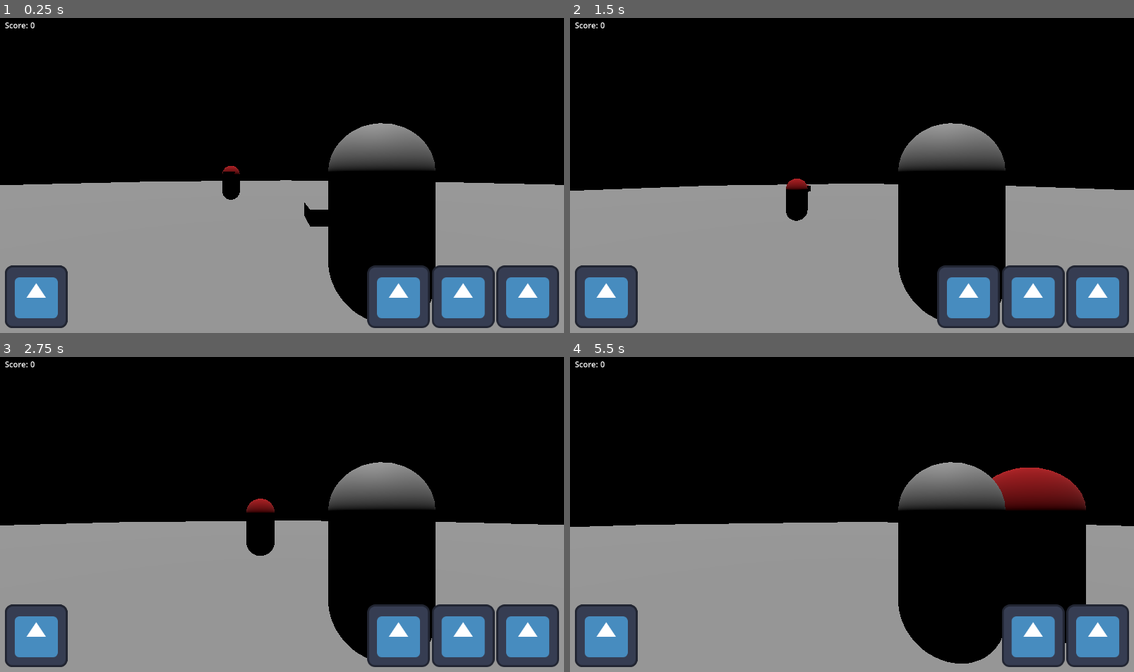
Above: before the commit, frames 1-4 (two rows, left to right).
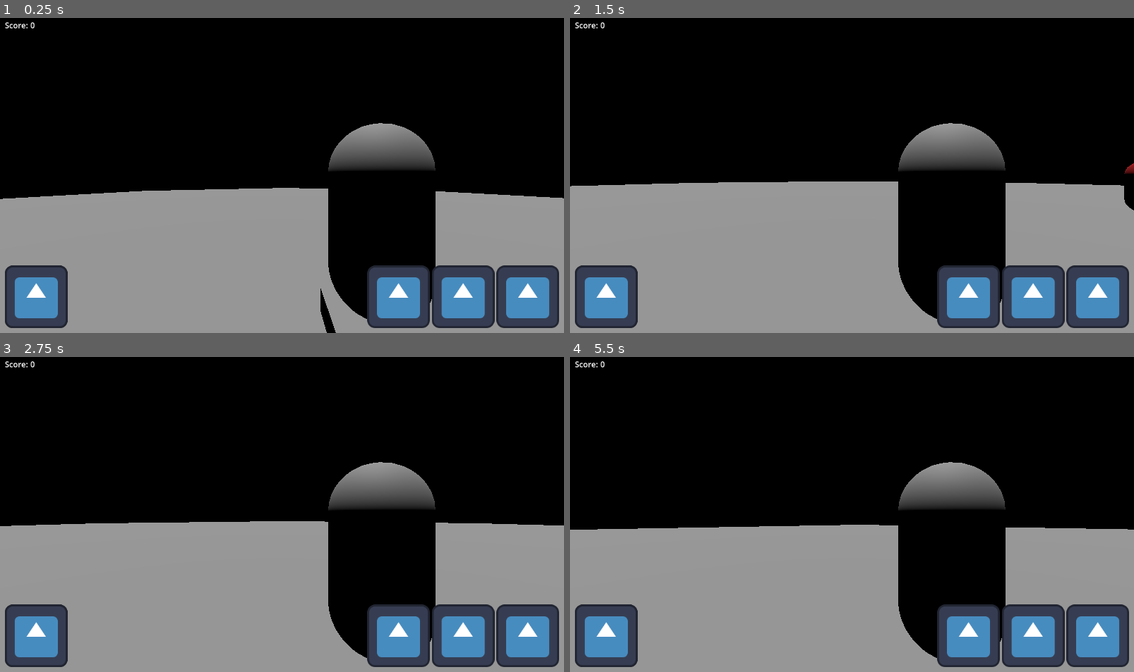
Above: after the commit, the same moments.

Repository: Sprotex/ludum-dare-54
Game: Godot game, scene res://level.tscn
The game is run twice, just before and just after one commit, with the same random seed, the same clock (stepped at 60 frames per second) and the same inputs. The engine's default icon, where the game draws it, is replaced by a stand-in: a white triangle on a blue panel in a dark square.
Inputs (mouse positions are in pixels of both pictures, inside the frame that each line leads up to):
- Up to frame 1 (0.25 s): no input
- Up to frame 2 (1.5 s): tap Enter at 0.5 s; move the mouse to (880, 172) at 0.52 s; hold W (move_forward) from 0.53 s (still down); tap Space (jump) at 0.77 s; move the mouse to (823, 175) at 1.27 s
- Up to frame 3 (2.75 s): keep holding W (move_forward); tap Space (jump) at 1.52 s; move the mouse to (293, 508) at 2.02 s
- Up to frame 4 (5.5 s): keep holding W (move_forward); move the mouse to (846, 517) at 2.77 s; tap Space (jump) at 3.02, 3.77, 4.52 s; move the mouse to (891, 517) at 3.52 s; move the mouse to (806, 511) at 4.27 s; move the mouse to (857, 514) at 5.02 s

The runs differ from the first frame. In frame 1, 3.0% of the frame differs, in the area x 0-100%, y 46-100%; in frame 2, 1.4%; in frame 3, 0.8%; in frame 4, 8.1%, in the area x 0-100%, y 35-99%.

Commit message:
add spawner
refactor level
remove debug printouts
refactor folder structure

Diff:
--- a/autoload/user_interface/health_user_interface.gd
+++ b/autoload/user_interface/health_user_interface.gd
@@ -27,7 +27,6 @@
 func _handle_player_health_changed(hearts: int) -> void:
   var current_hearts = get_child_count()
   var change = abs(hearts - current_hearts)
-  print(change)
   if hearts < current_hearts:
     _remove_hearts(change)
     return
--- a/character/character.tscn
+++ b/character/character.tscn
@@ -2,7 +2,7 @@
 
 [ext_resource type="Script" path="res://character/character.gd" id="1_2poh3"]
 [ext_resource type="Script" path="res://character/health.gd" id="3_bw4ni"]
-[ext_resource type="PackedScene" uid="uid://bi7ck8n3ra58w" path="res://weapon/weapon.tscn" id="4_5vcc8"]
+[ext_resource type="PackedScene" uid="uid://bi7ck8n3ra58w" path="res://objects/weapon/weapon.tscn" id="4_5vcc8"]
 [ext_resource type="PackedScene" uid="uid://bem04yqq2onsr" path="res://character/bullet/bullet.tscn" id="5_wndih"]
 
 [sub_resource type="CapsuleMesh" id="CapsuleMesh_dhca4"]
--- a/level.tscn
+++ b/level.tscn
@@ -1,10 +1,10 @@
 [gd_scene load_steps=11 format=3 uid="uid://bof588v2k85x1"]
 
-[ext_resource type="PackedScene" uid="uid://c7fldyilqdf73" path="res://dome/hemisphere.tscn" id="1_4po3j"]
+[ext_resource type="PackedScene" uid="uid://c7fldyilqdf73" path="res://objects/dome/hemisphere.tscn" id="1_4po3j"]
 [ext_resource type="PackedScene" uid="uid://d3kkn2idgjotw" path="res://character/player/player.tscn" id="1_6hflv"]
-[ext_resource type="PackedScene" uid="uid://bv8p0ro6ci4wl" path="res://character/enemy/enemy.tscn" id="4_clud1"]
-[ext_resource type="PackedScene" uid="uid://b7t8fb13vp205" path="res://dome/icosphere.tscn" id="4_kft5k"]
-[ext_resource type="Script" path="res://dynamic_objects.gd" id="5_khe07"]
+[ext_resource type="Script" path="res://objects/dynamic_objects.gd" id="2_y7lmr"]
+[ext_resource type="PackedScene" uid="uid://b7t8fb13vp205" path="res://objects/dome/icosphere.tscn" id="4_kft5k"]
+[ext_resource type="PackedScene" uid="uid://dwv3evqmc6uqm" path="res://objects/spawner/spawner.tscn" id="5_6nilx"]
 
 [sub_resource type="WorldBoundaryShape3D" id="WorldBoundaryShape3D_528qu"]
 
@@ -36,7 +36,7 @@
 skeleton = NodePath("../..")
 
 [node name="Platform" type="StaticBody3D" parent="Static"]
-transform = Transform3D(1, 0, 0, 0, 1, 0, 0, 0, 1, 0, 0.699092, 0)
+transform = Transform3D(1, 0, 0, 0, 1, 0, 0, 0, 1, 0, 1.69909, 0)
 metadata/_edit_group_ = true
 
 [node name="CollisionShape3D" type="CollisionShape3D" parent="Static/Platform"]
@@ -48,6 +48,9 @@
 [node name="hemisphere" parent="Static" instance=ExtResource("1_4po3j")]
 visible = false
 
+[node name="Dynamic" type="Node3D" parent="."]
+script = ExtResource("2_y7lmr")
+
 [node name="WorldEnvironment" type="WorldEnvironment" parent="."]
 environment = SubResource("Environment_rqok1")
 
@@ -57,10 +60,6 @@
 [node name="icosphere" parent="." instance=ExtResource("4_kft5k")]
 
 [node name="Player" parent="." instance=ExtResource("1_6hflv")]
-transform = Transform3D(1, 0, 0, 0, 1, 0, 0, 0, 1, 0, 0, 2)
+transform = Transform3D(1, 0, 0, 0, 1, 0, 0, 0, 1, 0, 2, 0)
 
-[node name="Enemy" parent="." instance=ExtResource("4_clud1")]
-transform = Transform3D(-1, 0, -8.74228e-08, 0, 1, 0, 8.74228e-08, 0, -1, -4, 0, -8)
-
-[node name="Dynamic" type="Node3D" parent="."]
-script = ExtResource("5_khe07")
+[node name="Spawner" parent="." instance=ExtResource("5_6nilx")]
--- a/dome/hemisphere.tscn
+++ b/objects/dome/hemisphere.tscn
@@ -1,6 +1,6 @@
 [gd_scene load_steps=3 format=3 uid="uid://c7fldyilqdf73"]
 
-[ext_resource type="PackedScene" uid="uid://b5fr6aiujqd0a" path="res://dome/hemisphere.gltf" id="1_8suq4"]
+[ext_resource type="PackedScene" uid="uid://b5fr6aiujqd0a" path="res://objects/dome/hemisphere.gltf" id="1_8suq4"]
 
 [sub_resource type="ConcavePolygonShape3D" id="ConcavePolygonShape3D_d3h05"]
 data = PackedVector3Array(13.8194, 22.361, 42.5325, 34.4095, 26.2868, 24.9998, 8.1228, 42.5327, 24.9998, -36.1804, 22.3 …(2782 unchanged characters)…
--- a/dome/icosphere.tscn
+++ b/objects/dome/icosphere.tscn
@@ -1,5 +1,5 @@
 [gd_scene load_steps=2 format=3 uid="uid://b7t8fb13vp205"]
 
-[ext_resource type="PackedScene" uid="uid://deyt8a5v3kqhe" path="res://dome/icosphere.gltf" id="1_arhg0"]
+[ext_resource type="PackedScene" uid="uid://deyt8a5v3kqhe" path="res://objects/dome/icosphere.gltf" id="1_arhg0"]
 
 [node name="icosphere" instance=ExtResource("1_arhg0")]
--- /dev/null
+++ b/objects/spawner/spawner.gd
@@ -0,0 +1,38 @@
+extends Node3D
+
+@export var enemy_death_respawn_period := 1.0
+@export var start_spawn_count := 2
+@export var min_path_offset := 1.0
+@export var max_path_offset := 2.0
+@export var path_follow: PathFollow3D
+@export var enemy_scenes: Array[PackedScene]
+@export var upgrade_spawner_timer: Timer
+
+@onready var random = RandomNumberGenerator.new()
+
+
+func select_random(array: Array) -> Variant:
+  var index = random.randi_range(0, len(array) - 1)
+  return array[index]
+
+
+func _spawn_enemy() -> void:
+  path_follow.progress_ratio = random.randf()
+  var offset = random.randf_range(min_path_offset, max_path_offset)
+  var enemy_scene = select_random(enemy_scenes)
+  var instance = enemy_scene.instantiate()
+  instance.global_position = path_follow.global_position + path_follow.basis.x * offset
+  MessageBus.on_object_created.emit(instance)
+
+
+func _a() -> void:
+  _spawn_enemy()
+  upgrade_spawner_timer.start()
+
+
+func _ready() -> void:
+  await get_tree().create_timer(enemy_death_respawn_period).timeout
+  for i in start_spawn_count:
+    _spawn_enemy()
+  upgrade_spawner_timer.timeout.connect(_spawn_enemy)
+  upgrade_spawner_timer.timeout.connect(func(): upgrade_spawner_timer.start())
--- /dev/null
+++ b/objects/spawner/spawner.tscn
@@ -0,0 +1,29 @@
+[gd_scene load_steps=4 format=3 uid="uid://dwv3evqmc6uqm"]
+
+[ext_resource type="Script" path="res://objects/spawner/spawner.gd" id="1_bs3gx"]
+[ext_resource type="PackedScene" uid="uid://bv8p0ro6ci4wl" path="res://character/enemy/enemy.tscn" id="2_02gcj"]
+
+[sub_resource type="Curve3D" id="Curve3D_smipo"]
+_data = {
+"points": PackedVector3Array(0, 0, 0, 1, 0, 1, 1, 0, -1, 0, 0, 0, -1, 0, 1, 1, 0, 1, 0, 0, 0, -1, 0, -1, -1, 0, 1, 0, 0, 0, 0, 0, 0, -1, 0, -1, -1, 0, -1, 1, 0, 1, 1, 0, -1),
+"tilts": PackedFloat32Array(0, 0, 0, 0, 0)
+}
+point_count = 5
+
+[node name="Spawner" type="Node3D" node_paths=PackedStringArray("path_follow", "upgrade_spawner_timer")]
+script = ExtResource("1_bs3gx")
+max_path_offset = 15.0
+path_follow = NodePath("Path3D/PathFollow3D")
+enemy_scenes = Array[PackedScene]([ExtResource("2_02gcj")])
+upgrade_spawner_timer = NodePath("UpgradeSpawnerTimer")
+
+[node name="UpgradeSpawnerTimer" type="Timer" parent="."]
+wait_time = 30.0
+autostart = true
+
+[node name="Path3D" type="Path3D" parent="."]
+curve = SubResource("Curve3D_smipo")
+
+[node name="PathFollow3D" type="PathFollow3D" parent="Path3D"]
+transform = Transform3D(0.707102, 0, 0.707102, 0, 1, 0, -0.707102, 0, 0.707102, 1, 0, -1)
+use_model_front = true
--- a/weapon/weapon.tscn
+++ b/objects/weapon/weapon.tscn
@@ -1,6 +1,6 @@
 [gd_scene load_steps=2 format=3 uid="uid://bi7ck8n3ra58w"]
 
-[ext_resource type="Script" path="res://weapon/weapon.gd" id="1_jvb8u"]
+[ext_resource type="Script" path="res://objects/weapon/weapon.gd" id="1_jvb8u"]
 
 [node name="Weapon" type="Node3D"]
 script = ExtResource("1_jvb8u")
Renamed: dome/hemisphere.gltf -> objects/dome/hemisphere.gltf
Not shown, changed: objects/dome/hemisphere.gltf.import
Renamed: dome/icosphere.gltf -> objects/dome/icosphere.gltf
Not shown, changed: objects/dome/icosphere.gltf.import
Renamed: dynamic_objects.gd -> objects/dynamic_objects.gd
Renamed: weapon/weapon.gd -> objects/weapon/weapon.gd
